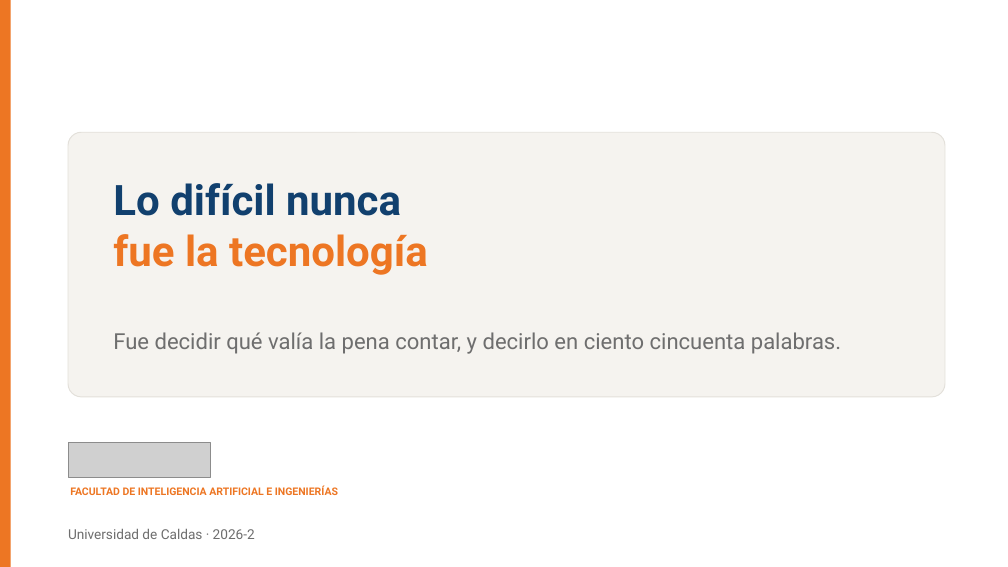
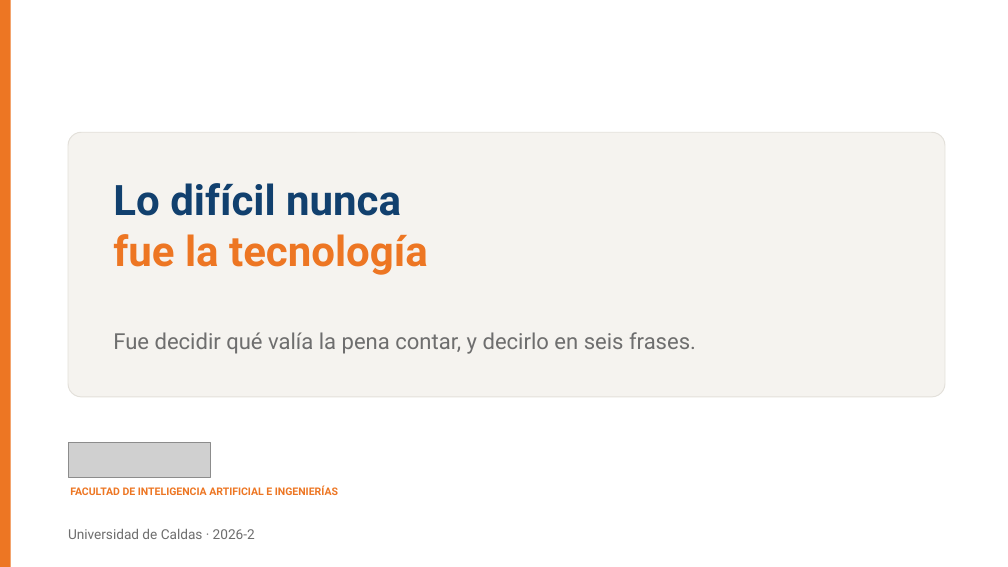
Before and after one commit to BioAITeamLearning/IntroInfo_2026_02_Ucaldas, a slide deck: slide 16 of _static/sesion06/S06_audio_imagen_video.pptx (slide 15 before the commit). Drawn at 1008x567 pixels with LibreOffice and Linux fonts; fonts in the diff are those of the drawing; grey boxes stand for pictures. Boxes give left, top, right and bottom in pixels: in the first picture for what was removed or moved away, otherwise in the second. Text is boxed around its words. In the diff, an @@ line names an element or a change of style, - is before the commit and + after.

```diff
--- a/_static/sesion06/S06_audio_imagen_video.pptx
+++ b/_static/sesion06/S06_audio_imagen_video.pptx
@@ text at bbox=[113, 332, 696, 354]: text changed @@
-Fue decidir qué valía la pena contar, y decirlo en ciento cincuenta palabras.
+Fue decidir qué valía la pena contar, y decirlo en seis frases.
```
Also in this commit, not shown: 6 other slides changed, 8 slides added, 7 slides removed, 7 other files.
